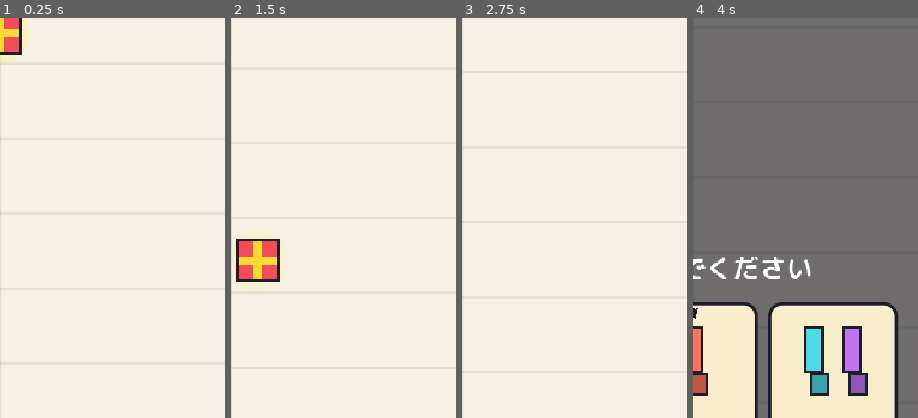
Above: before the commit, frames 1-4 (left to right).
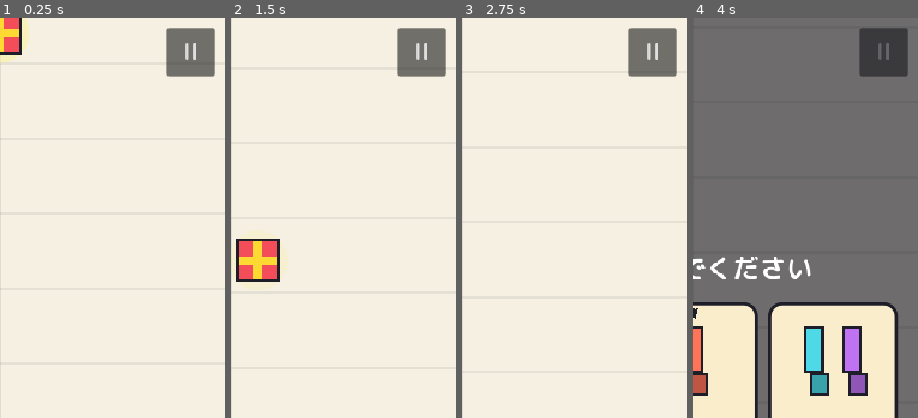
Above: after the commit, the same moments.

Repository: 2001919sr-crypto/gungame
Game: Godot game, scene res://scenes/game.tscn
Same seed, same stepped clock (60 frames per second), same inputs: the game is played once before the commit and once after it.
Inputs (mouse positions are % of the whole screen's width and height, from its top left):
- Up to frame 1 (0.25 s): no input
- Up to frame 2 (1.5 s): click (92, 4) at 0.5 s, where only the run after the commit has a clickable "II"; tap Enter at 1.25 s; move the mouse to (72, 45) at 1.27 s; hold Right from 1.28 s (still down); tap P at 1.35 s; click (72, 45) at 1.42 s
- Up to frame 3 (2.75 s): release Right at 2 s; drag from (30, 55) to (81, 42) at 2.02 s
- Up to frame 4 (4 s): move the mouse to (60, 28) at 2.77 s; hold Right 2.78-3.5 s; tap P at 2.85 s; click (60, 28) at 2.92 s; drag from (45, 70) to (95, 85) at 3.52 s
The pictures show only the part of the screen within x 50-100%, y 0-50%; the shares and areas given below are measured in that part.

The runs differ from the first frame. In frame 1, 2.6% of the frame differs, in the area x 73-96%, y 2-15%; in frame 2, 2.6%; in frame 3, 2.6%; in frame 4, 2.5%.

Commit message:
一時停止メニュー（再開・倍速・リトライ・終了）と起動用ファイル
- 右上の II ボタン、または Esc / P キーで一時停止
- 倍速は ×1 → ×1.5 → ×2 を切り替え（Engine.time_scale）。リトライ後も引き継ぐ
- スマホで別のアプリに切り替えた時は自動で一時停止
- play.bat（ダブルクリックで遊ぶ）と edit.bat（エディタで開く）

Co-Authored-By: Claude Opus 5.5 <noreply@anthropic.com>

Diff:
--- a/scenes/game.tscn
+++ b/scenes/game.tscn
@@ -1,10 +1,11 @@
-[gd_scene load_steps=6 format=3]
+[gd_scene load_steps=7 format=3]
 
 [ext_resource type="Script" path="res://scripts/game.gd" id="1_game"]
 [ext_resource type="Script" path="res://scripts/background.gd" id="2_background"]
 [ext_resource type="PackedScene" path="res://scenes/player.tscn" id="3_player"]
 [ext_resource type="Script" path="res://scripts/spawner.gd" id="4_spawner"]
 [ext_resource type="Script" path="res://scripts/reward_panel.gd" id="5_reward"]
+[ext_resource type="Script" path="res://scripts/pause_menu.gd" id="6_pause"]
 
 [node name="Game" type="Node2D"]
 script = ExtResource("1_game")
@@ -82,6 +83,35 @@
 theme_override_font_sizes/font_size = 13
 text = ""
 
+[node name="PauseButton" type="Button" parent="UI"]
+anchors_preset = 1
+anchor_left = 1.0
+anchor_right = 1.0
+offset_left = -70.0
+offset_top = 12.0
+offset_right = -12.0
+offset_bottom = 70.0
+grow_horizontal = 0
+focus_mode = 0
+theme_override_font_sizes/font_size = 26
+text = "II"
+
+[node name="SpeedLabel" type="Label" parent="UI"]
+anchors_preset = 1
+anchor_left = 1.0
+anchor_right = 1.0
+offset_left = -150.0
+offset_top = 26.0
+offset_right = -78.0
+offset_bottom = 56.0
+grow_horizontal = 0
+theme_override_colors/font_color = Color(0.2, 0.45, 0.95, 1)
+theme_override_colors/font_outline_color = Color(1, 1, 1, 1)
+theme_override_constants/outline_size = 6
+theme_override_font_sizes/font_size = 22
+horizontal_alignment = 2
+text = ""
+
 [node name="RewardPanel" type="Control" parent="UI"]
 layout_mode = 3
 anchors_preset = 15
@@ -90,6 +120,15 @@
 grow_horizontal = 2
 grow_vertical = 2
 script = ExtResource("5_reward")
+
+[node name="PauseMenu" type="Control" parent="UI"]
+layout_mode = 3
+anchors_preset = 15
+anchor_right = 1.0
+anchor_bottom = 1.0
+grow_horizontal = 2
+grow_vertical = 2
+script = ExtResource("6_pause")
 
 [node name="GameOver" type="ColorRect" parent="UI"]
 anchors_preset = 15
--- a/scripts/config.gd
+++ b/scripts/config.gd
@@ -5,6 +5,7 @@
 const SCREEN_W := 540
 const SCREEN_H := 960
 const SCROLL_SPEED := 220.0          # 地面が流れる速さ。ゲートとアイテムもこの速さで流れてくる
+const SPEED_STEPS := [1.0, 1.5, 2.0]  # 倍速ボタンで切り替わる速さ
 
 
 ## ゲームの世界の大きさ。幅はいつも 540（画面が横に広くても中央に寄せて表示する）。高さは端末に合わせて伸びる
--- a/scripts/game.gd
+++ b/scripts/game.gd
@@ -28,6 +28,9 @@
 @onready var hp_label: Label = $UI/HpLabel
 @onready var stats_label: Label = $UI/StatsLabel
 @onready var reward_panel: Control = $UI/RewardPanel
+@onready var pause_button: Button = $UI/PauseButton
+@onready var speed_label: Label = $UI/SpeedLabel
+@onready var pause_menu: Control = $UI/PauseMenu
 @onready var game_over_panel: Control = $UI/GameOver
 @onready var game_over_label: Label = $UI/GameOver/Label
 
@@ -44,6 +47,12 @@
 	spawner.item_picked.connect(_on_item_picked)
 	spawner.gate_passed.connect(_on_gate_passed)
 	reward_panel.chosen.connect(_on_gun_chosen)
+	pause_button.pressed.connect(_pause)
+	pause_menu.resume_pressed.connect(_resume)
+	pause_menu.retry_pressed.connect(_retry)
+	pause_menu.quit_pressed.connect(_quit)
+	pause_menu.speed_changed.connect(func(_s: float) -> void: _update_speed_label())
+	_update_speed_label()
 	game_over_panel.hide()
 	_update_hud()
 	gun_label.text = "GUN: -"
@@ -83,6 +92,43 @@
 	state = State.PLAYING
 	spawner.active = true
 	_update_hud()
+	if "--openpause" in OS.get_cmdline_user_args():   # テスト用: 一時停止メニューを開いた状態にする
+		_pause.call_deferred()
+
+
+# ---- 一時停止メニュー ----
+
+func _pause() -> void:
+	if state != State.PLAYING or get_tree().paused:
+		return
+	get_tree().paused = true
+	pause_menu.open()
+
+
+func _resume() -> void:
+	pause_menu.hide()
+	get_tree().paused = false
+
+
+func _retry() -> void:
+	get_tree().paused = false
+	get_tree().reload_current_scene()   # 倍速の設定はそのまま引き継ぐ
+
+
+## 終了。今はアプリを閉じる。Step 4 でタイトル画面ができたら「タイトルへ戻る」に変える
+func _quit() -> void:
+	get_tree().quit()
+
+
+func _update_speed_label() -> void:
+	var s := Engine.time_scale
+	speed_label.text = "" if is_equal_approx(s, 1.0) else "×%s" % pause_menu._speed_text(s)
+
+
+## スマホで別のアプリに切り替えた時などは自動で一時停止する
+func _notification(what: int) -> void:
+	if what == NOTIFICATION_APPLICATION_FOCUS_OUT or what == NOTIFICATION_APPLICATION_PAUSED:
+		_pause()
 
 
 # ---- アイテムとゲート ----
@@ -167,6 +213,7 @@
 	game_over_label.text = "GAME OVER\n\n倒した数  %d\nコイン  %d\n生存時間  %.1f 秒\n\nタップでもう一度" % [
 		kills, coins, spawner.elapsed]
 	game_over_panel.show()
+	pause_button.hide()
 	var stats := []
 	for w in player.weapons:
 		stats.append(w.summary())
@@ -175,6 +222,13 @@
 
 
 func _unhandled_input(event: InputEvent) -> void:
+	# PC では Esc か P キーでも一時停止 / 再開できる
+	if event is InputEventKey and event.pressed and not event.echo and event.keycode in [KEY_ESCAPE, KEY_P]:
+		if pause_menu.visible:
+			_resume()
+		else:
+			_pause()
+		return
 	if state == State.GAME_OVER:
 		var tapped: bool = event is InputEventScreenTouch and event.pressed
 		var key: bool = event is InputEventKey and event.pressed and not event.echo
--- /dev/null
+++ b/scripts/pause_menu.gd
@@ -0,0 +1,90 @@
+extends Control
+## 一時停止メニュー。再開 / リトライ / 倍速 / 終了。
+## ゲームを一時停止した状態で出す。倍速は Engine.time_scale を変えるだけ（敵も弾もゲートも一緒に速くなる）。
+## 倍速は Step 5 のショップでコインによる解放制にする予定。今は誰でも使える。
+
+signal resume_pressed
+signal retry_pressed
+signal quit_pressed
+signal speed_changed(speed: float)
+
+var _speed_button: Button
+
+
+func _ready() -> void:
+	process_mode = Node.PROCESS_MODE_ALWAYS   # 一時停止中でも押せるように
+	set_anchors_preset(Control.PRESET_FULL_RECT)
+	mouse_filter = Control.MOUSE_FILTER_STOP
+
+	var shade := ColorRect.new()
+	shade.color = Color(0.08, 0.08, 0.12, 0.7)
+	shade.set_anchors_preset(Control.PRESET_FULL_RECT)
+	shade.mouse_filter = Control.MOUSE_FILTER_IGNORE
+	add_child(shade)
+
+	var box := VBoxContainer.new()
+	box.set_anchors_preset(Control.PRESET_CENTER)
+	box.grow_horizontal = Control.GROW_DIRECTION_BOTH
+	box.grow_vertical = Control.GROW_DIRECTION_BOTH
+	box.add_theme_constant_override("separation", 16)
+	add_child(box)
+
+	var title := Label.new()
+	title.text = "一時停止"
+	title.horizontal_alignment = HORIZONTAL_ALIGNMENT_CENTER
+	title.add_theme_font_size_override("font_size", 36)
+	title.add_theme_color_override("font_color", Color.WHITE)
+	box.add_child(title)
+
+	box.add_child(_make_button("再開", Color(0.3, 0.75, 0.45), func() -> void: resume_pressed.emit()))
+	_speed_button = _make_button("", Color(0.3, 0.6, 1.0), _cycle_speed)
+	box.add_child(_speed_button)
+	box.add_child(_make_button("リトライ", Color(1.0, 0.55, 0.15), func() -> void: retry_pressed.emit()))
+	box.add_child(_make_button("終了", Color(0.55, 0.55, 0.6), func() -> void: quit_pressed.emit()))
+	_update_speed_label()
+	hide()
+
+
+func open() -> void:
+	_update_speed_label()
+	show()
+
+
+func _make_button(text: String, col: Color, on_press: Callable) -> Button:
+	var b := Button.new()
+	b.text = text
+	b.custom_minimum_size = Vector2(280, 72)
+	b.focus_mode = Control.FOCUS_NONE
+	b.add_theme_font_size_override("font_size", 28)
+	b.add_theme_color_override("font_color", Color.WHITE)
+	b.add_theme_color_override("font_hover_color", Color.WHITE)
+	b.add_theme_color_override("font_pressed_color", Color.WHITE)
+	var normal := StyleBoxFlat.new()
+	normal.bg_color = col
+	normal.border_color = Color(0.12, 0.12, 0.16)
+	normal.set_border_width_all(4)
+	normal.set_corner_radius_all(18)
+	var hover := normal.duplicate() as StyleBoxFlat
+	hover.bg_color = col.lightened(0.15)
+	b.add_theme_stylebox_override("normal", normal)
+	b.add_theme_stylebox_override("hover", hover)
+	b.add_theme_stylebox_override("pressed", hover)
+	b.pressed.connect(on_press)
+	return b
+
+
+func _cycle_speed() -> void:
+	var steps: Array = Config.SPEED_STEPS
+	var i := steps.find(Engine.time_scale)
+	var next: float = steps[(i + 1) % steps.size()] if i >= 0 else steps[0]
+	Engine.time_scale = next
+	_update_speed_label()
+	speed_changed.emit(next)
+
+
+func _update_speed_label() -> void:
+	_speed_button.text = "倍速  ×%s" % _speed_text(Engine.time_scale)
+
+
+static func _speed_text(s: float) -> String:
+	return str(int(s)) if is_equal_approx(s, roundf(s)) else "%.1f" % s
Not shown, added: scripts/pause_menu.gd.uid
Not shown, added: edit.bat
Not shown, added: play.bat
